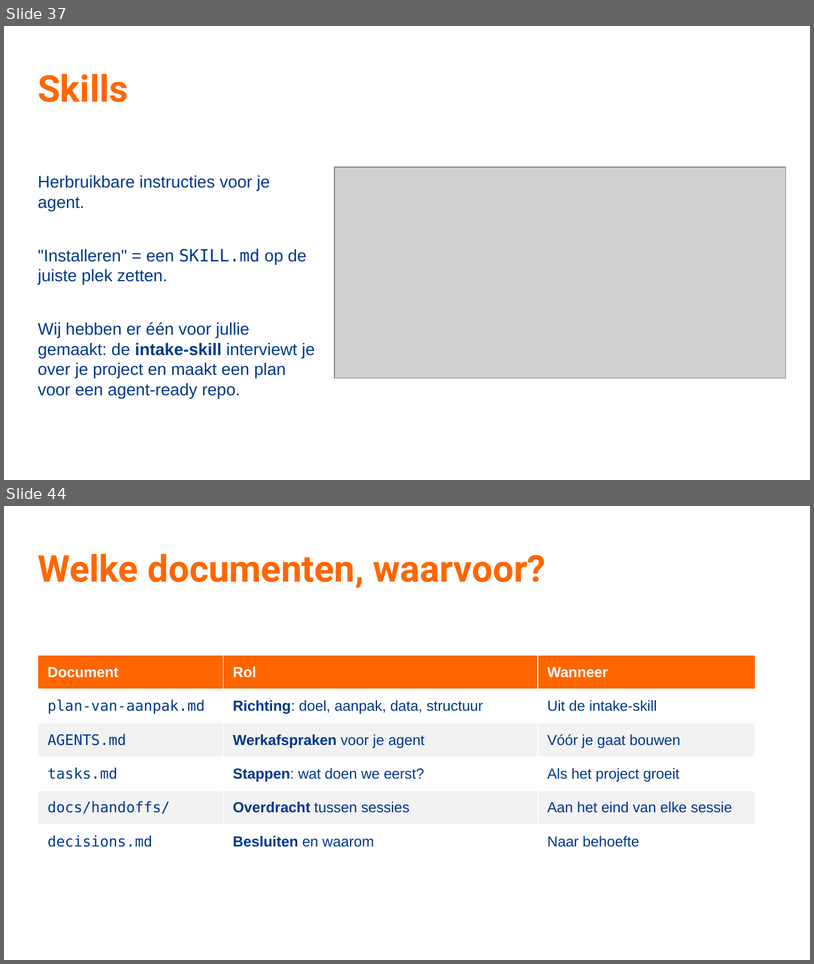
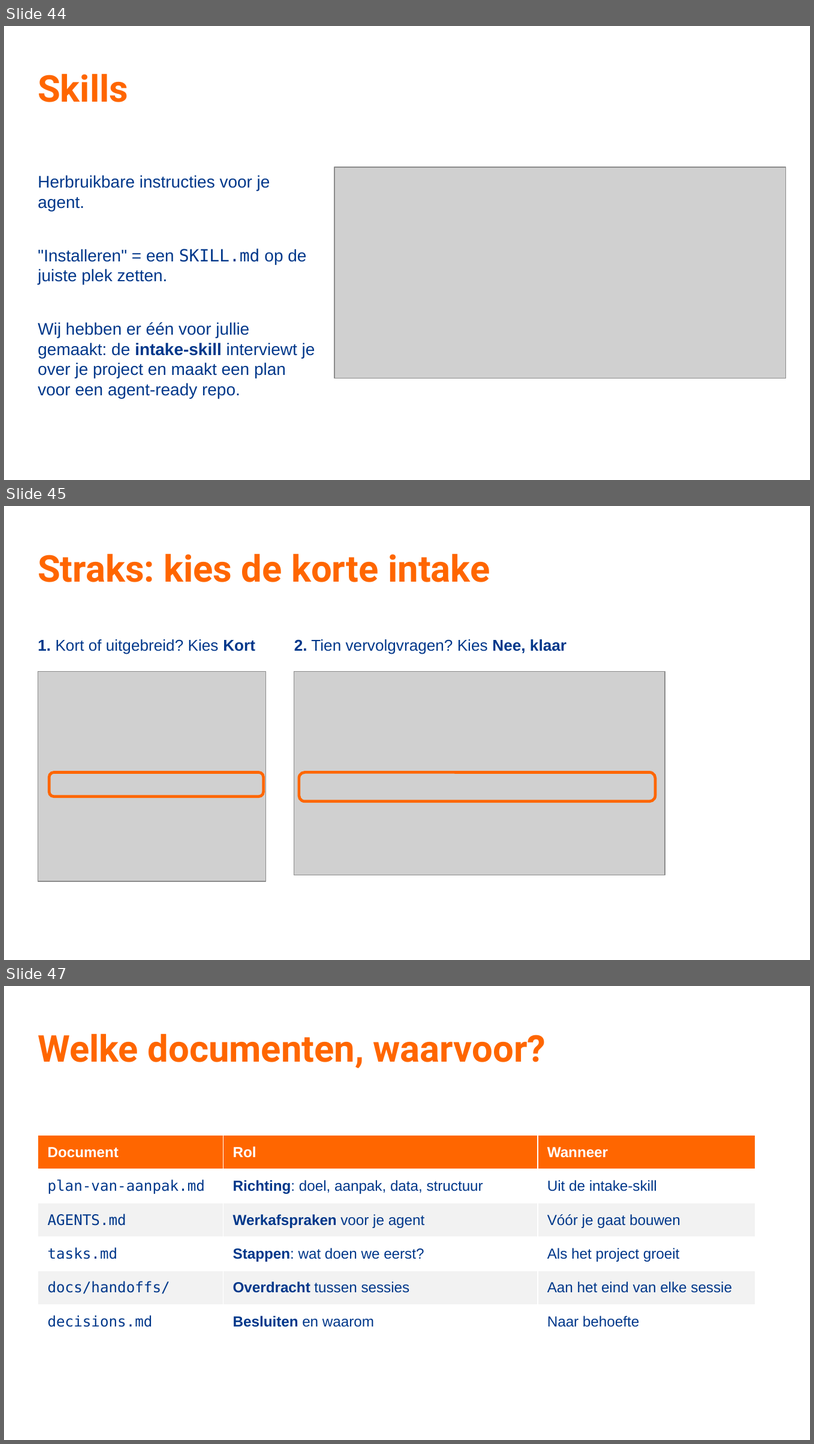
Before and after one commit to TeamNLSportScienceCentre/teamnl-agentic-engineering, a slide deck: docs/agentic-engineering-sessie-1.pptx. Shown one above the other, each under a label of ours: slides 37 and 44 before the commit, slides 44, 45 and 47 after it; the slides between them are not shown. The pictures are 814x964 and 814x1444 pixels, drawn with LibreOffice and Linux fonts; fonts in the diff are those of the drawing; grey boxes stand for pictures; background and template pictures are left out. Boxes give left, top, right and bottom in pixels: in the first picture for what was removed or moved away, otherwise in the second. Text is boxed around its words. In the diff, an @@ line names an element or a change of style, - is before the commit and + after.

```diff
--- a/docs/agentic-engineering-sessie-1.pptx
+++ b/docs/agentic-engineering-sessie-1.pptx
@@ slide 45 added at (4,506,810,960), background #FFFFFF @@
@@ title added at (38,553,490,582), 33 pt, text #FF6600, bold @@
+Straks: kies de korte intake
@@ text added at (38,639,255,654), 14 pt, text #00378A @@
+1. Kort of uitgebreid? Kies Kort
@@ text added at (294,639,567,654), 14 pt, text #00378A @@
+2. Tien vervolgvragen? Kies Nee, klaar
@@ picture added at (38,672,266,881) @@
@@ picture added at (294,672,665,874) @@
@@ rounded rectangle added at (49,772,264,796), outline #FF6600 2.5 pt @@
@@ rounded rectangle added at (299,772,656,801), outline #FF6600 2.5 pt @@
@@ what was slide 37 is now slide 44 @@
@@ what was slide 44 is now slide 47 @@
```
Also in this commit, not shown: 1 slide changed.
